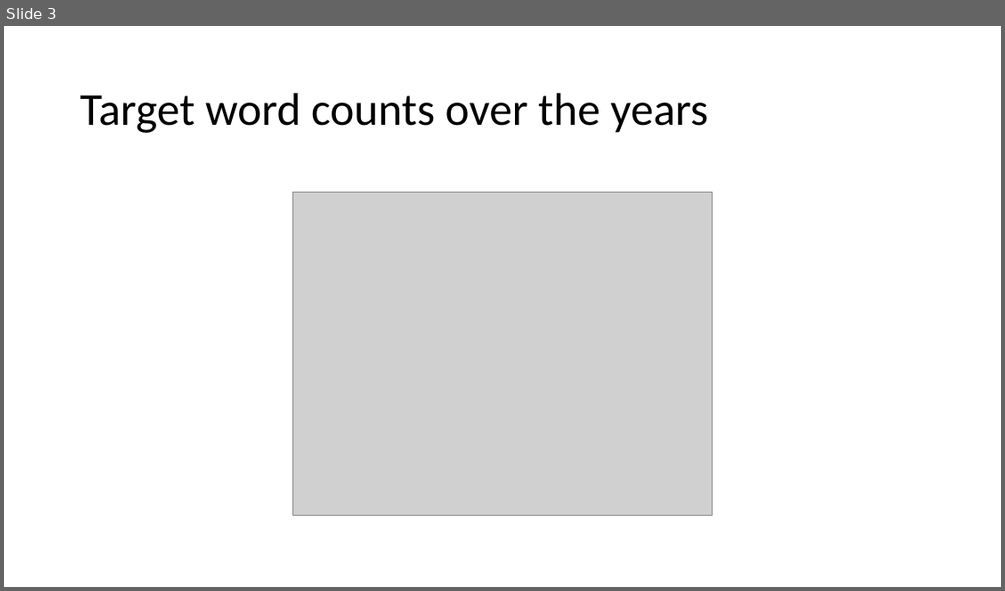
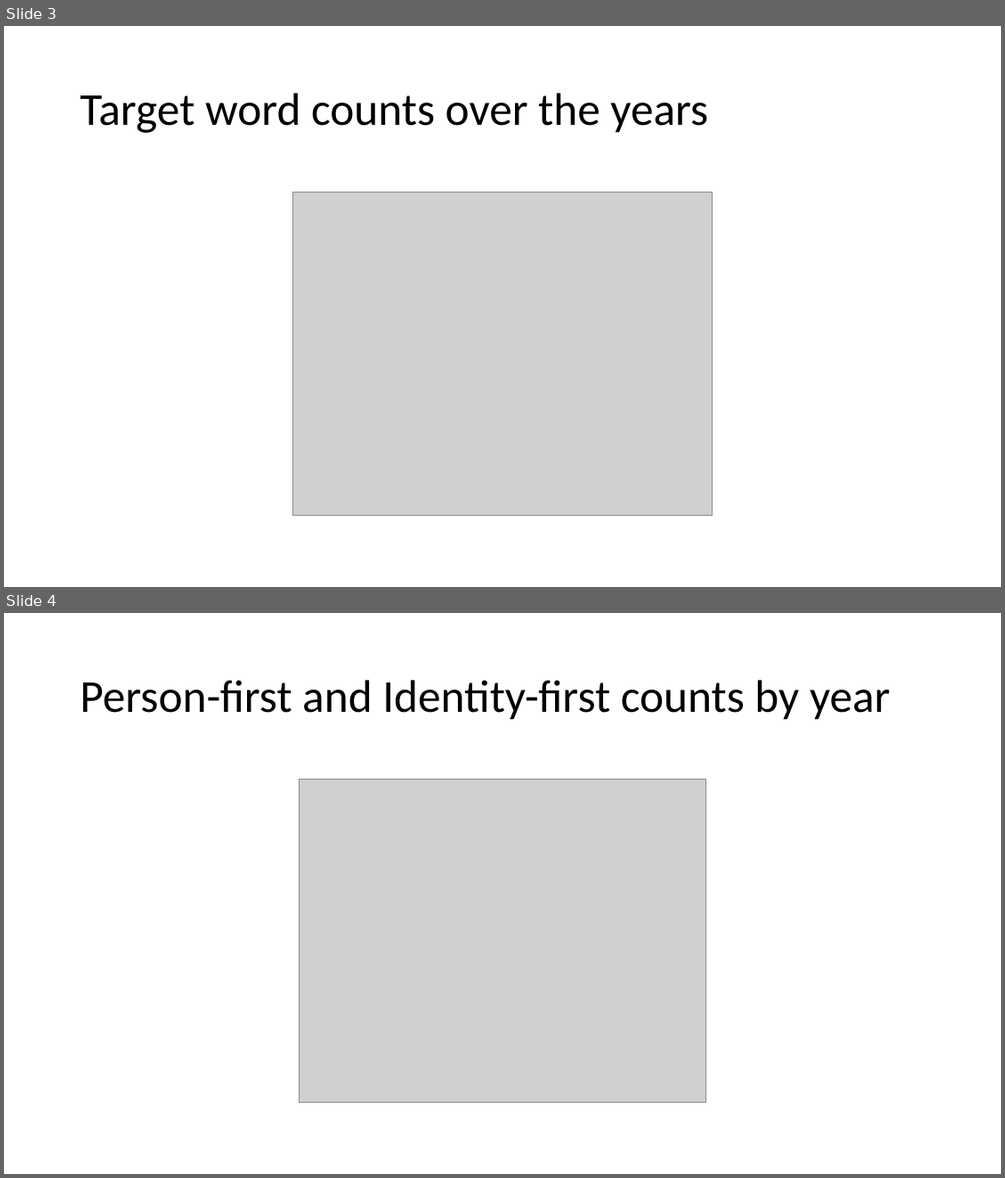
Before and after one commit to UKDataServiceOpen/Person_Identy_First_Language, a slide deck: 2023_Second_analysis/Slides/Results_slides.pptx. Shown one above the other, each under a label of ours: slide 3 before the commit, slides 3 and 4 after it. The pictures are 1005x591 and 1005x1178 pixels, drawn with LibreOffice and Linux fonts; fonts in the diff are those of the drawing; grey boxes stand for pictures. Boxes give left, top, right and bottom in pixels: in the first picture for what was removed or moved away, otherwise in the second. Text is boxed around its words. In the diff, an @@ line names an element or a change of style, - is before the commit and + after.

Commit message:
JK updated slides with the latest counts, graphs, etc. that include 2004 but that don't double count 2016

```diff
--- a/2023_Second_analysis/Slides/Results_slides.pptx
+++ b/2023_Second_analysis/Slides/Results_slides.pptx
@@ slide 4 added at <box>4,613,1001,1174</box>, background #FFFFFF @@
@@ title added at <box>80,680,890,720</box>, 44 pt, text #000000 @@
+Person-first and Identity-first counts by year
@@ picture added at <box>299,779,705,1102</box> @@
```
Also in this commit, not shown: 1 slide removed, 3 other files.
